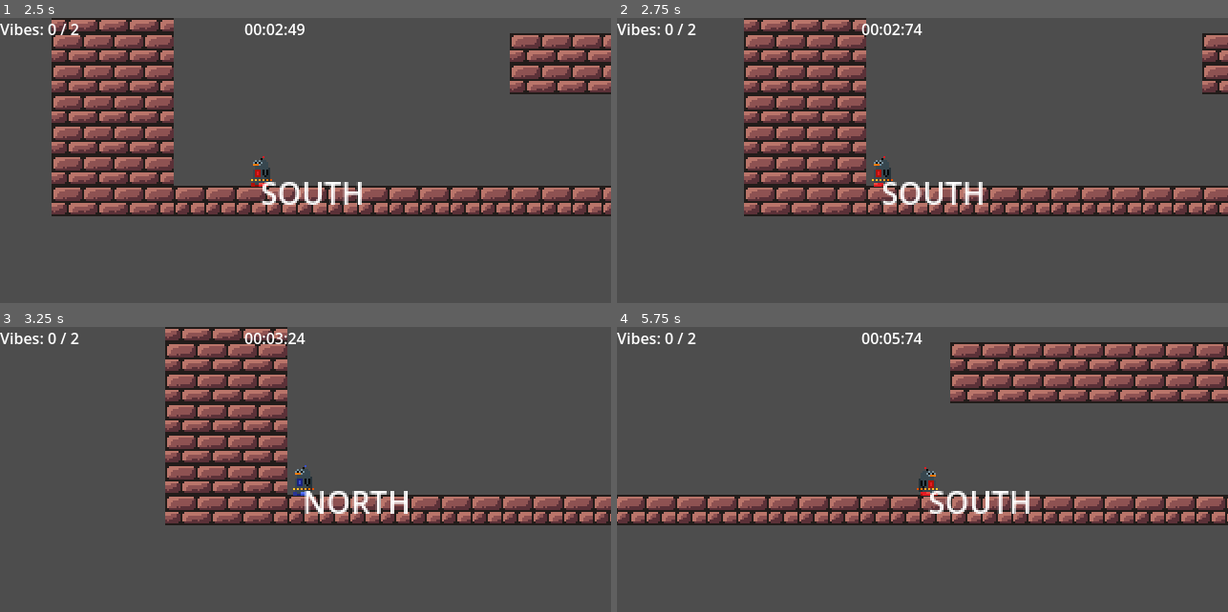
Above: before the commit, frames 1-4 (two rows, left to right).
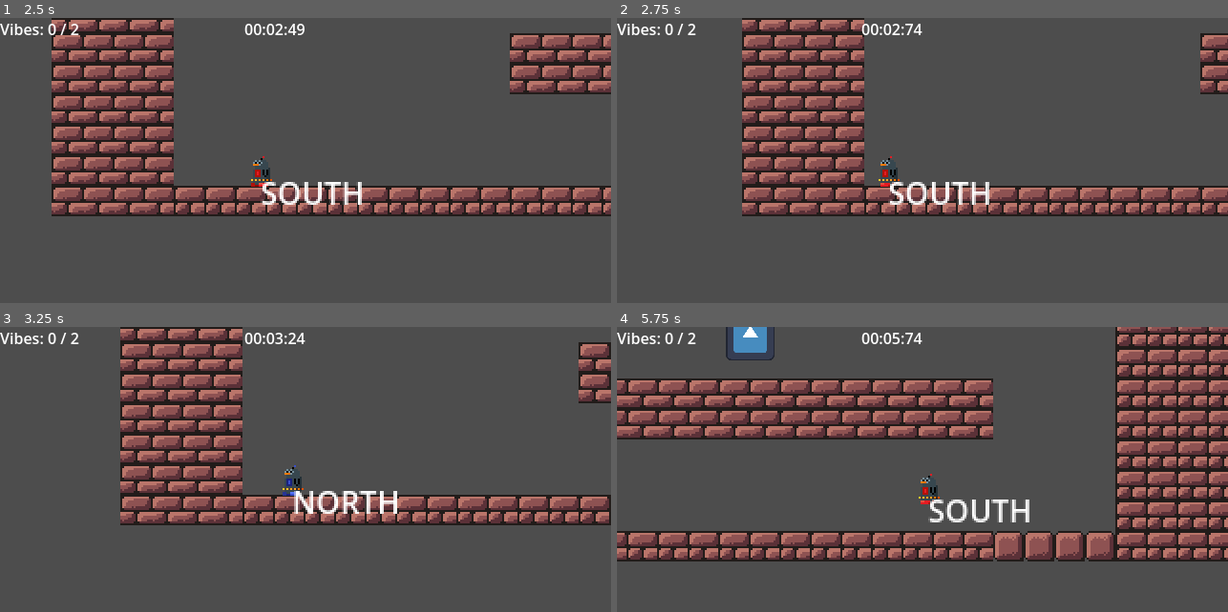
Above: after the commit, the same moments.

Repository: RichardMJaks/gamecamp-2025
Game: Godot game, scene res://example_level.tscn
Same seed, same stepped clock (60 frames per second), same inputs: the game is played once before the commit and once after it. The engine's default icon, where the game draws it, is replaced by a stand-in: a white triangle on a blue panel in a dark square.
Inputs (mouse positions are in pixels of both pictures, inside the frame that each line leads up to):
- Up to frame 1 (2.5 s): move the mouse to (274, 231) at 0.52 s; hold W (m_up) 0.53-2.03 s; click (274, 231) at 0.6 s; move the mouse to (488, 217) at 1.27 s; click (488, 217) at 1.35 s; move the mouse to (122, 123) at 2.02 s; hold A (m_left) from 2.03 s (still down); click (122, 123) at 2.1 s
- Up to frame 2 (2.75 s): keep holding A (m_left)
- Up to frame 3 (3.25 s): keep holding A (m_left); move the mouse to (336, 480) at 2.77 s; click (336, 480) at 2.85 s
- Up to frame 4 (5.75 s): move the mouse to (830, 403) at 3.52 s; release A (m_left) at 3.53 s; hold S (m_down) 3.53-4.28 s; click (830, 403) at 3.6 s; move the mouse to (1056, 463) at 4.27 s; hold D (m_right) 4.28-5.03 s; click (1056, 463) at 4.35 s; move the mouse to (800, 495) at 5.02 s; hold W (m_up) from 5.03 s (still down); click (800, 495) at 5.1 s

Frame 1 is identical in both runs. In frame 2, 5.7% of the frame differs, in the area x 20-100%, y 0-70%; in frame 3, 19%; in frame 4, 51%, in the area x 0-100%, y 0-83%.

Commit message:
more post-merge troubleshooting

Diff:
--- a/example_level.tscn
+++ b/example_level.tscn
@@ -147,14 +147,6 @@
 [node name="CollisionShape2D" parent="FlatMagnet" index="0"]
 position = Vector2(34.5, 5)
 
-[node name="FlatMagnet3" parent="." instance=ExtResource("2_y5x4s")]
-position = Vector2(50, 273)
-magnet_direction = 0
-pole = 0
-
-[node name="CollisionShape2D" parent="FlatMagnet3" index="0"]
-position = Vector2(34.5, 5)
-
 [node name="FlatMagnet4" parent="." instance=ExtResource("2_y5x4s")]
 position = Vector2(573, 128)
 magnet_direction = 1
@@ -163,37 +155,17 @@
 [node name="CollisionShape2D" parent="FlatMagnet4" index="0"]
 position = Vector2(34.5, 5)
 
-[node name="FlatMagnet3" parent="." instance=ExtResource("2_y5x4s")]
+[node name="FlatMagnet5" parent="." instance=ExtResource("2_y5x4s")]
 position = Vector2(50, 273)
 magnet_direction = 0
 pole = 0
 
-[node name="CollisionShape2D" parent="FlatMagnet3" index="0"]
-position = Vector2(34.5, 5)
-
-[node name="FlatMagnet4" parent="." instance=ExtResource("2_y5x4s")]
-position = Vector2(573, 128)
-magnet_direction = 1
-pole = 0
-
-[node name="CollisionShape2D" parent="FlatMagnet4" index="0"]
-position = Vector2(34.5, 5)
-
 [node name="FlatMagnet2" parent="." instance=ExtResource("2_y5x4s")]
 position = Vector2(105, 94)
 magnet_direction = 2
 
 [node name="CollisionShape2D" parent="FlatMagnet2" index="0"]
 position = Vector2(247, -1)
-shape = SubResource("RectangleShape2D_01x2r")
-
-[node name="FlatMagnet3" parent="." instance=ExtResource("2_y5x4s")]
-position = Vector2(105, 94)
-rotation = 1.5708
-magnet_direction = 0
-
-[node name="CollisionShape2D" parent="FlatMagnet3" index="0"]
-position = Vector2(176, 69)
 shape = SubResource("RectangleShape2D_01x2r")
 
 [node name="Player" parent="." instance=ExtResource("4_hx7as")]
@@ -250,9 +222,5 @@
 offset_bottom = 40.0
 
 [editable path="FlatMagnet"]
-[editable path="FlatMagnet3"]
-[editable path="FlatMagnet4"]
-[editable path="FlatMagnet3"]
 [editable path="FlatMagnet4"]
 [editable path="FlatMagnet2"]
-[editable path="FlatMagnet3"]
Not shown: 1 places in example_level.tscn that only renumber resources
